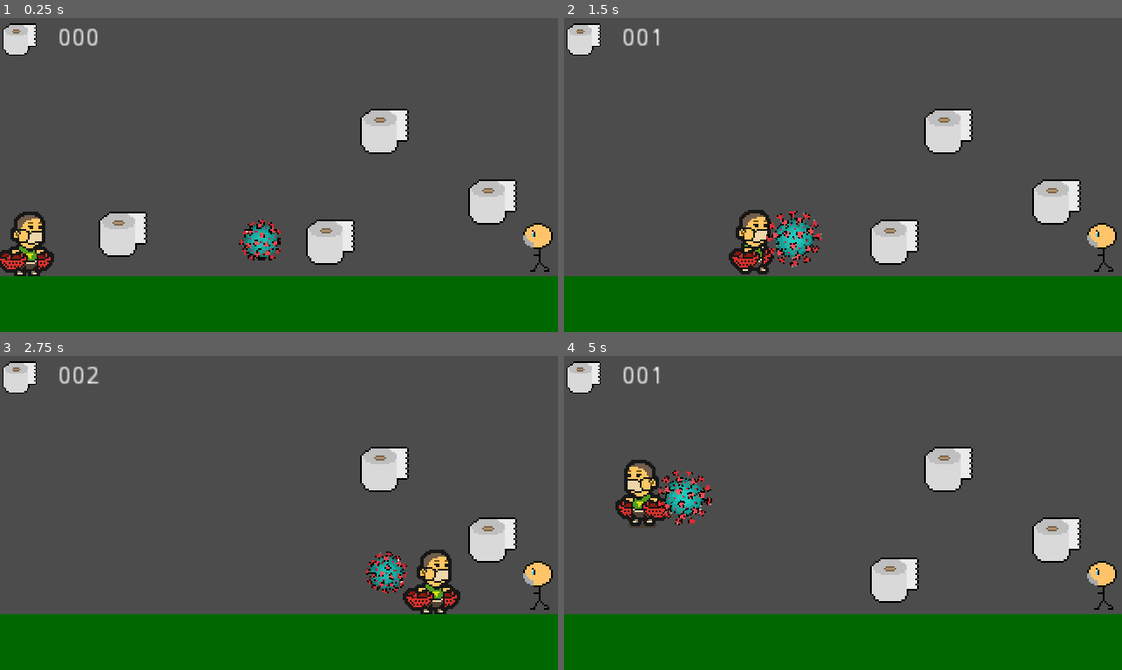
Above: before the commit, frames 1-4 (two rows, left to right).
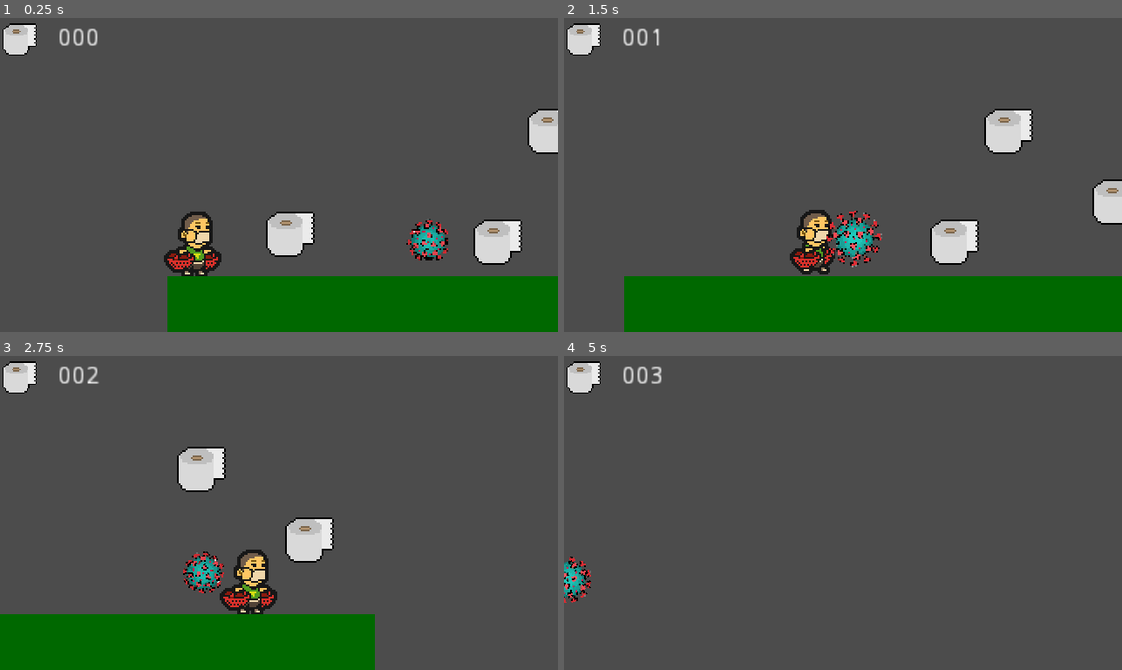
Above: after the commit, the same moments.

Repository: progsource/ssj2020_1
Game: Godot game, scene res://scenes/Game.tscn
Two runs of this game, one before a commit and one after it. Both use one fixed random seed, a clock stepped at 60 frames per second and the inputs below.
Inputs:
- Up to frame 1 (0.25 s): no input
- Up to frame 2 (1.5 s): hold Right (ui_right) from 0.53 s (still down); tap Space (ui_select) at 0.77 s
- Up to frame 3 (2.75 s): tap Space (ui_select) at 1.52 s; release Right (ui_right) at 2.03 s; hold Left (ui_left) from 2.03 s (still down)
- Up to frame 4 (5 s): release Left (ui_left) at 2.78 s; hold Right (ui_right) 2.78-4.28 s; tap Space (ui_select) at 3.02, 3.77, 4.52 s; hold Left (ui_left) from 4.28 s (still down)

The runs differ from the first frame. In frame 1, 17% of the frame differs, in the area x 0-100%, y 28-100%; in frame 2, 12%; in frame 3, 15%; in frame 4, 24%, in the area x 0-100%, y 3-100%.

Commit message:
Added camera to player

Diff:
--- /dev/null
+++ b/code/packed/Background.tscn
@@ -0,0 +1,35 @@
+[gd_scene load_steps=6 format=2]
+
+[ext_resource path="res://assets/gfx/background/ceiling_light.png" type="Texture" id=1]
+[ext_resource path="res://assets/gfx/background/shelfs_veggies.png" type="Texture" id=2]
+[ext_resource path="res://assets/gfx/background/shelfs_crumbled.png" type="Texture" id=3]
+[ext_resource path="res://assets/gfx/background/ground.png" type="Texture" id=4]
+[ext_resource path="res://assets/gfx/background/background.png" type="Texture" id=5]
+
+[node name="Background" type="ParallaxBackground"]
+
+[node name="ParallaxLayer" type="ParallaxLayer" parent="."]
+
+[node name="background" type="Sprite" parent="ParallaxLayer"]
+position = Vector2( 161, 70 )
+texture = ExtResource( 5 )
+
+[node name="ParallaxLayer2" type="ParallaxLayer" parent="."]
+
+[node name="ceiling_light" type="Sprite" parent="ParallaxLayer2"]
+position = Vector2( 121, 19 )
+texture = ExtResource( 1 )
+
+[node name="shelfs_crumbled" type="Sprite" parent="ParallaxLayer2"]
+position = Vector2( 129, 108 )
+texture = ExtResource( 3 )
+
+[node name="shelfs_veggies" type="Sprite" parent="ParallaxLayer2"]
+position = Vector2( 278, 104 )
+texture = ExtResource( 2 )
+
+[node name="ParallaxLayer3" type="ParallaxLayer" parent="."]
+
+[node name="ground" type="Sprite" parent="ParallaxLayer3"]
+position = Vector2( 161, 150 )
+texture = ExtResource( 4 )
--- a/code/scenes/Game.tscn
+++ b/code/scenes/Game.tscn
@@ -21,6 +21,13 @@
 [node name="Player" parent="." instance=ExtResource( 1 )]
 position = Vector2( 16, 124 )
 
+[node name="Camera2D" type="Camera2D" parent="Player"]
+position = Vector2( 48, -32 )
+current = true
+limit_top = 0
+limit_bottom = 180
+drag_margin_h_enabled = true
+
 [node name="Virus" parent="." instance=ExtResource( 3 )]
 position = Vector2( 150, 128 )
 
@@ -38,10 +45,6 @@
 [node name="Toiletpaper4" parent="Items" instance=ExtResource( 4 )]
 position = Vector2( 282.42, 118.37 )
 
-[node name="HUD" parent="." instance=ExtResource( 6 )]
+[node name="CanvasLayer" type="CanvasLayer" parent="."]
 
-[node name="Granny" parent="." instance=ExtResource( 8 )]
-position = Vector2( 308.239, 131.478 )
-next_level_file_path = "res://scenes/Game.tscn"
-
-[node name="SceneLoader" parent="." instance=ExtResource( 7 )]
+[node name="HUD" parent="CanvasLayer" instance=ExtResource( 6 )]
Not shown: 1 places in code/scenes/Game.tscn that only renumber resources
